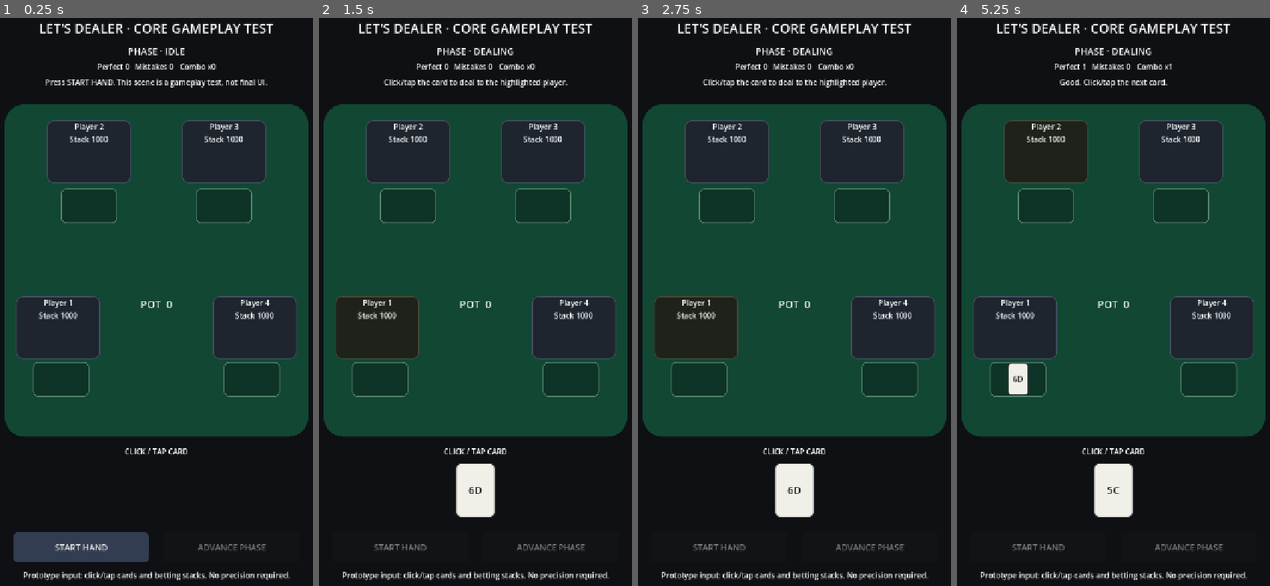
Above: before the commit, frames 1-4 (left to right).
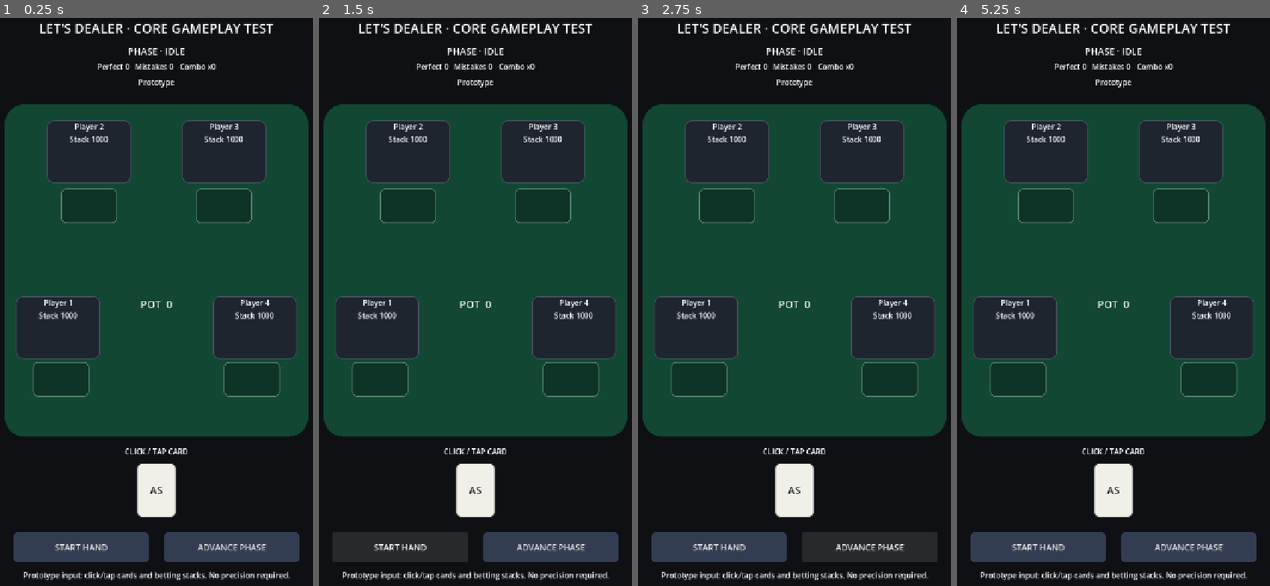
Above: after the commit, the same moments.

Repository: Queenrain9/lets-dealer
Game: Godot game, scene res://scenes/table_test.tscn
Same seed, same stepped clock (60 frames per second), same inputs: the game is played once before the commit and once after it.
Inputs (mouse positions are in pixels of both pictures, inside the frame that each line leads up to):
- Up to frame 1 (0.25 s): no input
- Up to frame 2 (1.5 s): click "START HAND" at 0.5 s; click (400, 546) at 1.25 s, where only the run after the commit has a clickable "START HAND"
- Up to frame 3 (2.75 s): click (869, 546) at 2 s, where only the run after the commit has a clickable "ADVANCE PHASE"
- Up to frame 4 (5.25 s): click (1188, 546) at 2.75 s, where only the run after the commit has a clickable "ADVANCE PHASE"; click (1038, 546) at 3.5 s, where only the run after the commit has a clickable "START HAND"; click (1188, 546) at 4.25 s, where only the run after the commit has a clickable "ADVANCE PHASE"; tap Enter at 5 s; drag from (1113, 489) to (1147, 171) at 5.02 s

The runs differ from the first frame. In frame 1, 4.0% of the frame differs, in the area x 14-96%, y 10-96%; in frame 2, 3.3%; in frame 3, 3.4%; in frame 4, 5.7%, in the area x 4-96%, y 5-96%.
Error after the commit: Trying to assign value of type 'PanelContainer' to a variable of type 'draggable_card.gd'. (res://scripts/gameplay/table_test.gd:8)

Commit message:
fix: use native Godot Button for card interaction

Diff:
--- a/scripts/ui/draggable_card.gd
+++ b/scripts/ui/draggable_card.gd
@@ -1,8 +1,5 @@
-extends PanelContainer
+extends Button
 class_name DraggableCard
-
-const PREVIEW_PULL_RATIO: float = 0.18
-const MAX_PREVIEW_PULL: float = 72.0
 
 @onready var card_label: Label = $Label
 
@@ -10,28 +7,26 @@
 
 func _ready() -> void:
 	_home_position = position
-	mouse_filter = Control.MOUSE_FILTER_IGNORE
+	card_label.mouse_filter = Control.MOUSE_FILTER_IGNORE
+	focus_mode = Control.FOCUS_NONE
 
 func arm(card_id: String) -> void:
 	card_label.text = card_id
+	disabled = false
 	visible = true
-	mouse_filter = Control.MOUSE_FILTER_STOP
 	reset_preview()
 
 func disarm() -> void:
+	disabled = true
 	visible = false
-	mouse_filter = Control.MOUSE_FILTER_IGNORE
 	reset_preview()
 
 func begin_preview() -> void:
 	scale = Vector2(0.98, 0.98)
 
 func update_preview(gesture_delta: Vector2) -> void:
-	var preview_delta: Vector2 = (
-		gesture_delta.limit_length(MAX_PREVIEW_PULL) * PREVIEW_PULL_RATIO
-	)
+	var preview_delta: Vector2 = gesture_delta.limit_length(72.0) * 0.18
 	position = _home_position + preview_delta
-	rotation = clampf(gesture_delta.x / 1000.0, -0.08, 0.08)
 
 func reset_preview() -> void:
 	position = _home_position
